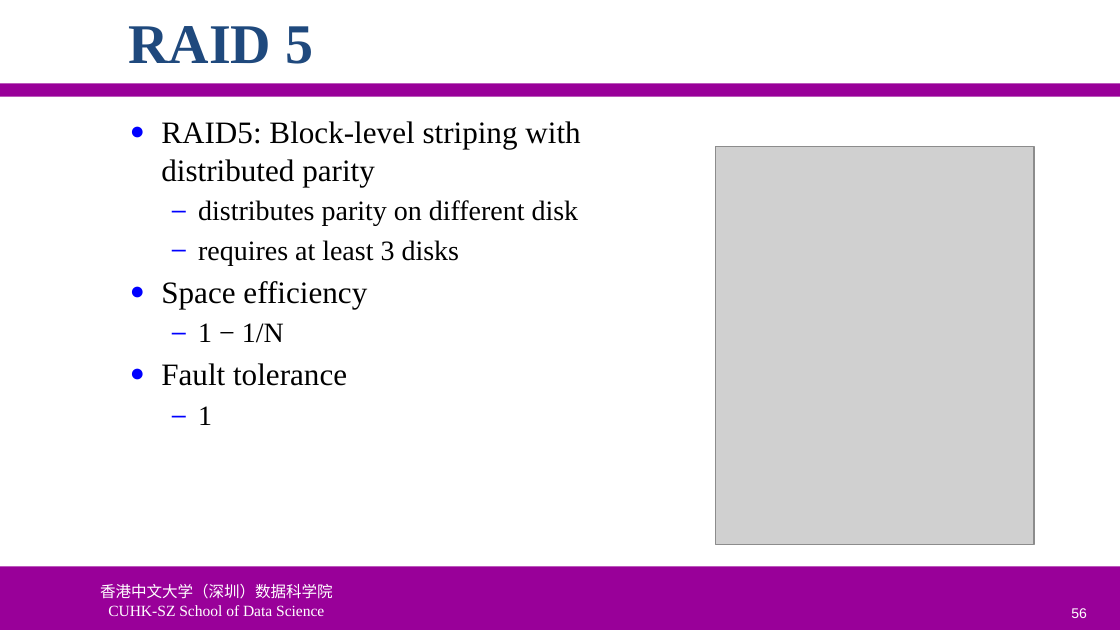
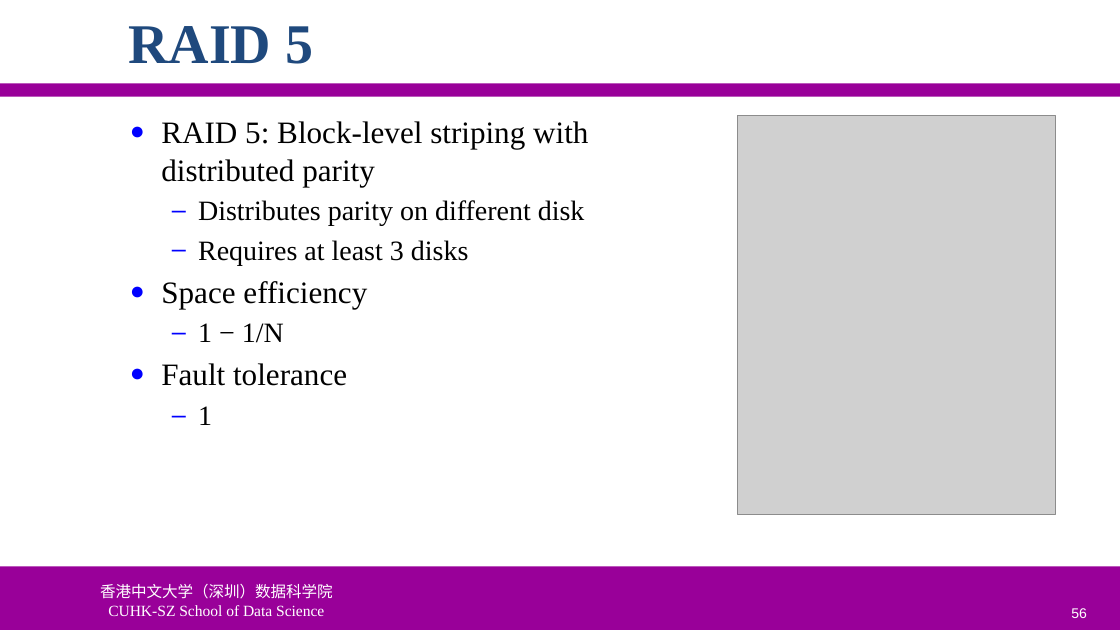
Before and after one commit to ychung1103/ychung1103.github.io, a slide deck: slide 56 of Slides/CSC6103/VT-05 Storage Virtualization.pptx. Drawn at 1120x630 pixels with LibreOffice and Linux fonts; fonts in the diff are those of the drawing; grey boxes stand for pictures; background and template pictures are left out. Boxes give left, top, right and bottom in pixels: in the first picture for what was removed or moved away, otherwise in the second. Text is boxed around its words. In the diff, an @@ line names an element or a change of style, - is before the commit and + after.

Commit message:
update

```diff
--- a/Slides/CSC6103/VT-05 Storage Virtualization.pptx
+++ b/Slides/CSC6103/VT-05 Storage Virtualization.pptx
@@ picture moved from (x1=716, y1=147, x2=1034, y2=545) to (x1=738, y1=115, x2=1056, y2=514) @@
@@ text at (x1=161, y1=121, x2=588, y2=265): text changed @@
-● RAID5: Block-level striping with distributed parity
-  – distributes parity on different disk
-  – requires at least 3 disks
+● RAID 5: Block-level striping with distributed parity
+  – Distributes parity on different disk
+  – Requires at least 3 disks
```
Also in this commit, not shown: 11 other slides changed, 1 slide added.
